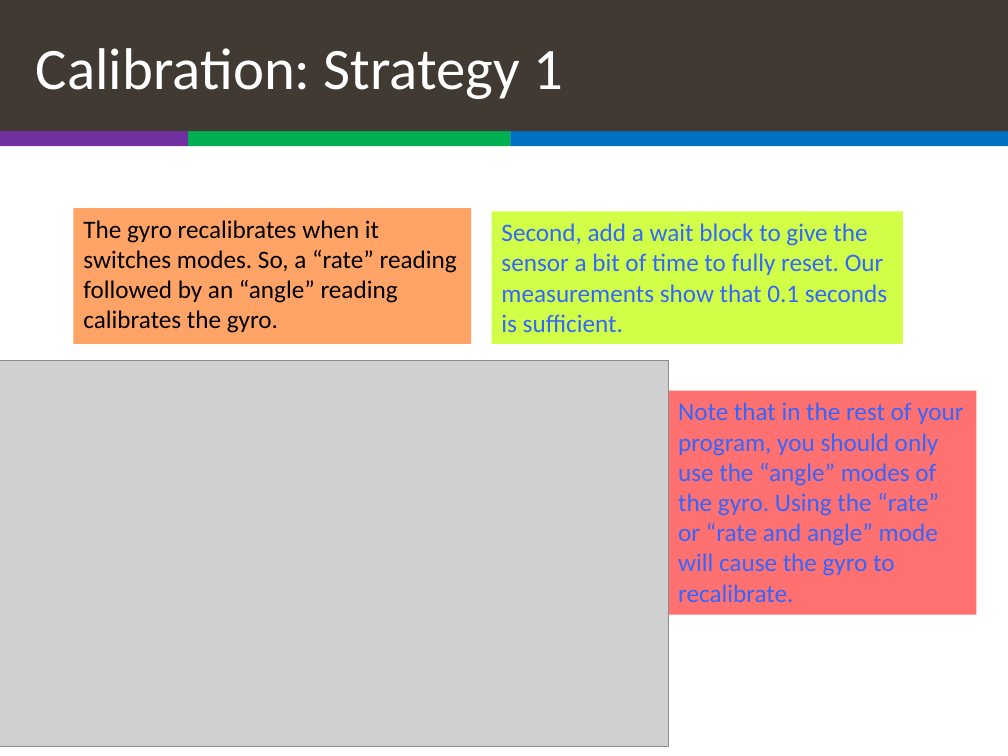
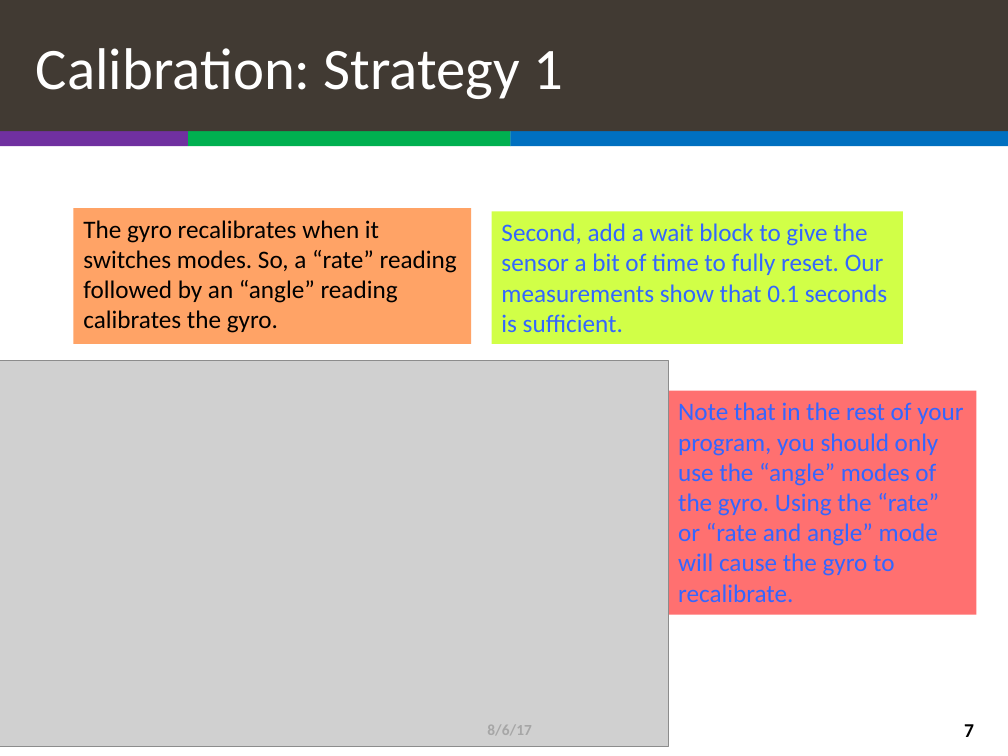
Before and after one commit to TheVinhLuong102/ev3lessons-classic, a slide deck: slide 7 of advanced/Gyro.pptx. Drawn at 1008x756 pixels with LibreOffice and Linux fonts; fonts in the diff are those of the drawing; grey boxes stand for pictures. Boxes give left, top, right and bottom in pixels: in the first picture for what was removed or moved away, otherwise in the second. Text is boxed around its words. In the diff, an @@ line names an element or a change of style, - is before the commit and + after.

```diff
--- a/advanced/Gyro.pptx
+++ b/advanced/Gyro.pptx
@@ text added at (487,725,531,735), 11 pt, text #A6A6A6, bold @@
+8/6/17
@@ page number added at (964,724,974,737), 14 pt, text #000000, bold @@
+7
```
Also in this commit, not shown: 11 other slides changed, 46 other files.
